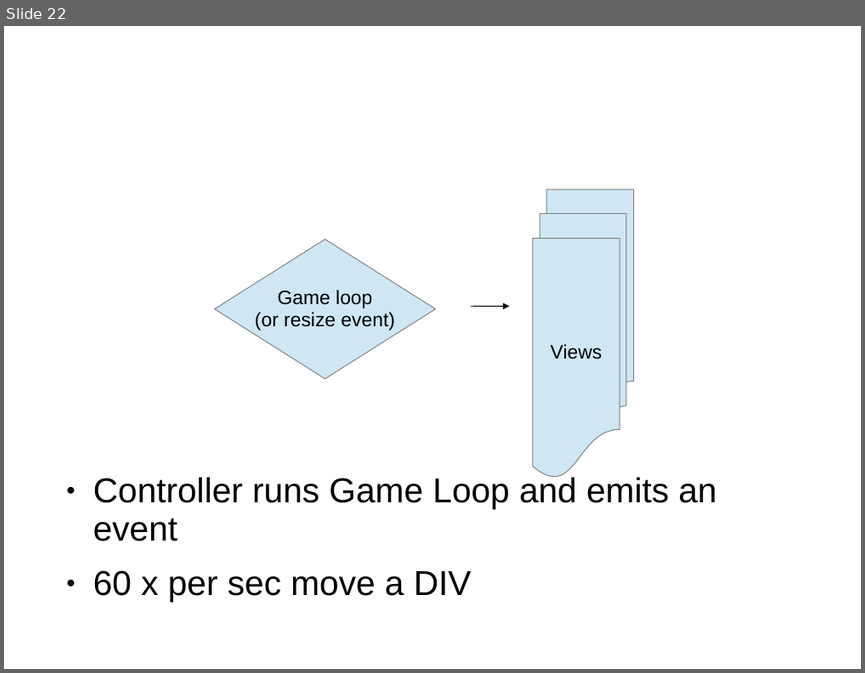
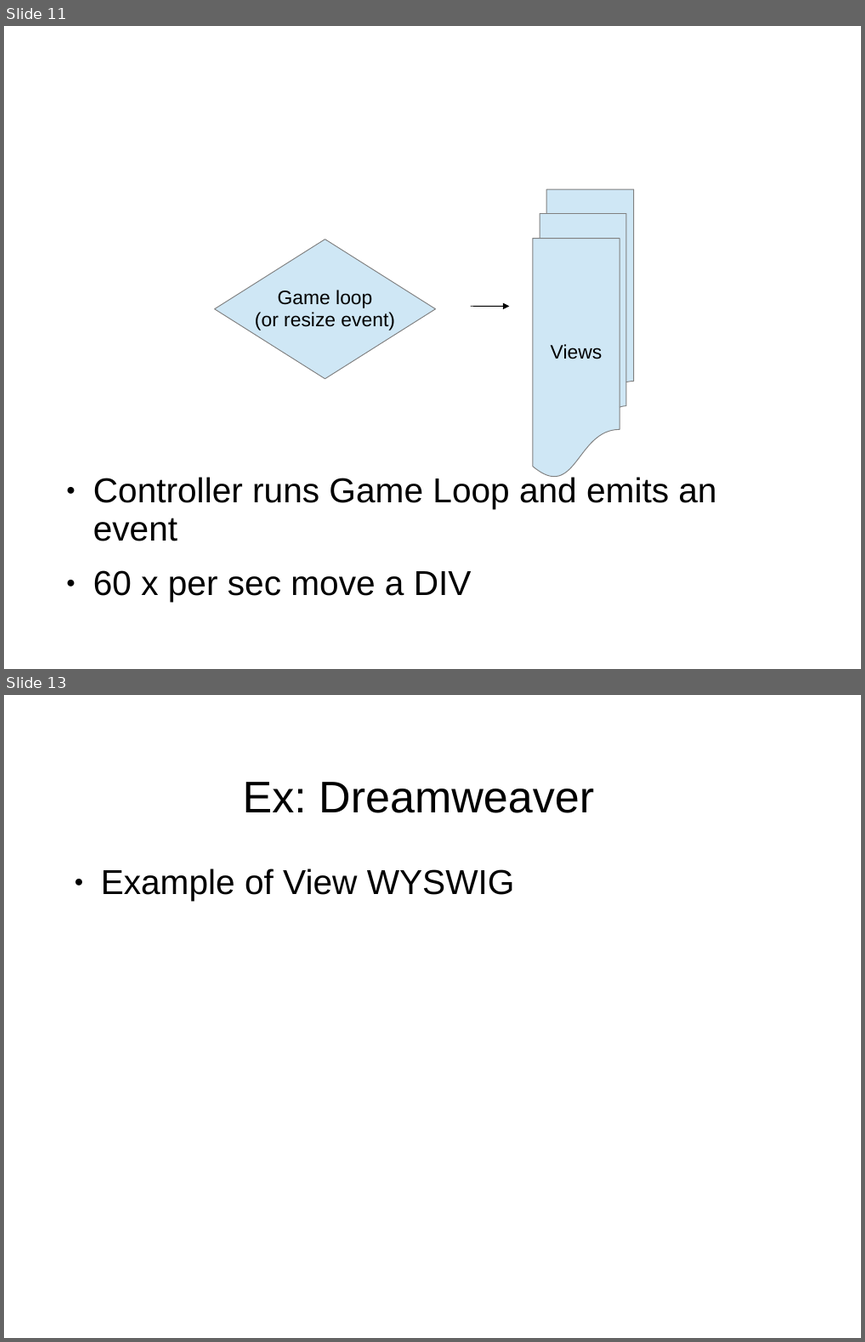
Before and after one commit to shawea/blueGrass, a slide deck: trainTheTrainer/2of2.odp. Shown one above the other, each under a label of ours: slide 22 before the commit, slides 11 and 13 after it; the slides between them are not shown. The pictures are 865x673 and 865x1342 pixels, drawn with LibreOffice and Linux fonts; fonts in the diff are those of the drawing; background and template pictures are left out. Boxes give left, top, right and bottom in pixels: in the first picture for what was removed or moved away, otherwise in the second. Text is boxed around its words. In the diff, an @@ line names an element or a change of style, - is before the commit and + after.

```diff
--- a/trainTheTrainer/2of2.odp
+++ b/trainTheTrainer/2of2.odp
@@ slide 13 added at <box>4,695,861,1338</box>, background picture (left out) @@
@@ title added at <box>243,782,594,813</box>, 41 pt, text #000000 @@
+Ex: Dreamweaver
@@ text added at <box>101,868,515,900</box>, 32 pt, text #000000 @@
+● Example of View WYSWIG
@@ what was slide 22 is now slide 11 @@
```
Also in this commit, not shown: 3 slides changed, 2 other slides added, 15 slides removed, 4 other files.
